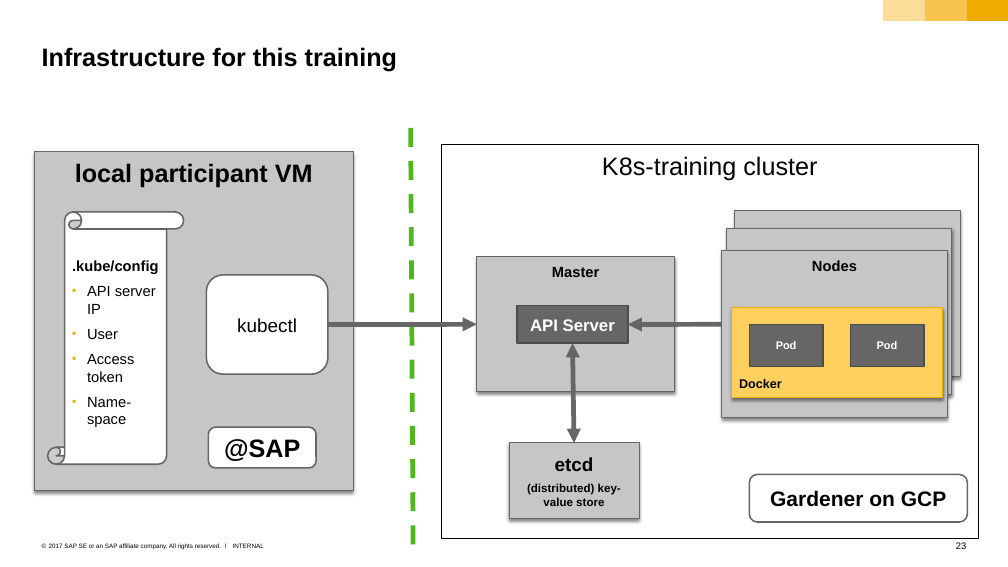
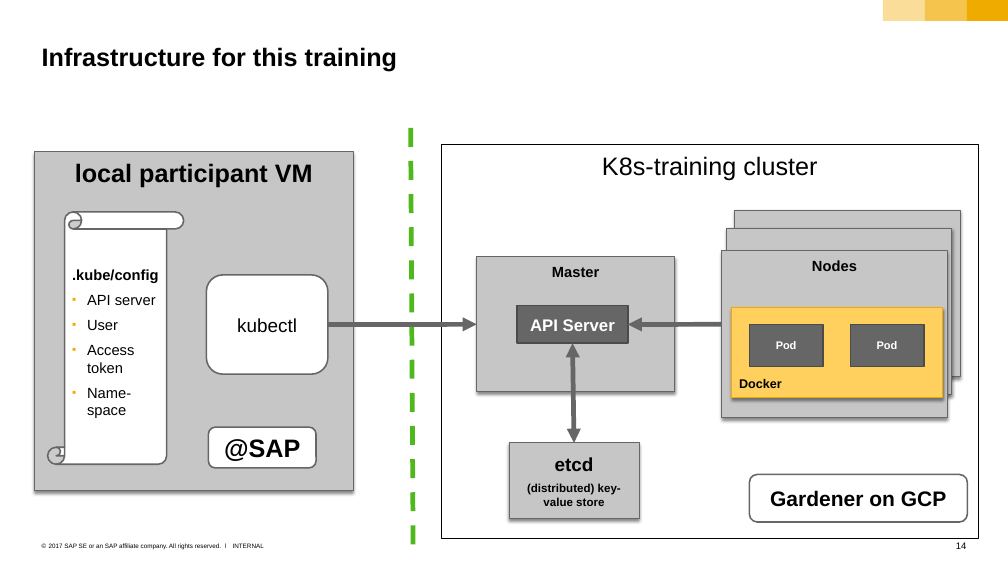
Before and after one commit to cuijiyao01/docker-k8s-training, a slide deck: slide 14 of kubernetes/01_k8s_core_components.pptx (slide 23 before the commit). Drawn at 1008x567 pixels with LibreOffice and Linux fonts; fonts in the diff are those of the drawing. Boxes give left, top, right and bottom in pixels: in the first picture for what was removed or moved away, otherwise in the second. Text is boxed around its words. In the diff, an @@ line names an element or a change of style, - is before the commit and + after.

```diff
--- a/kubernetes/01_k8s_core_components.pptx
+++ b/kubernetes/01_k8s_core_components.pptx
@@ text in vertical scroll at (87, 295, 156, 305): text changed @@
-▪ API server IP
+▪ API server
@@ page number at (956, 542, 967, 549): text changed @@
-23
+14
```
Also in this commit, not shown: 2 other slides changed, 1 slide added, 10 slides removed.
